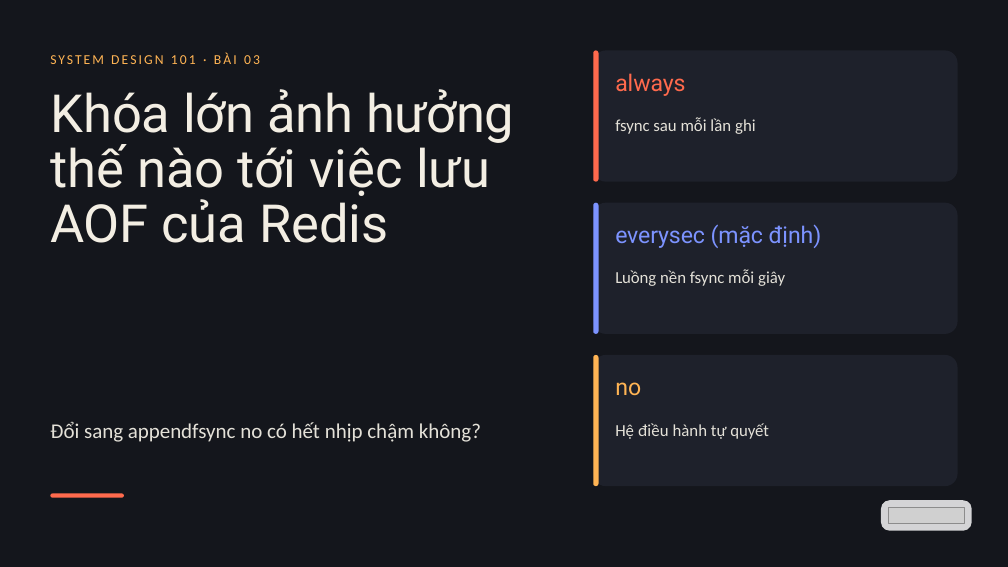
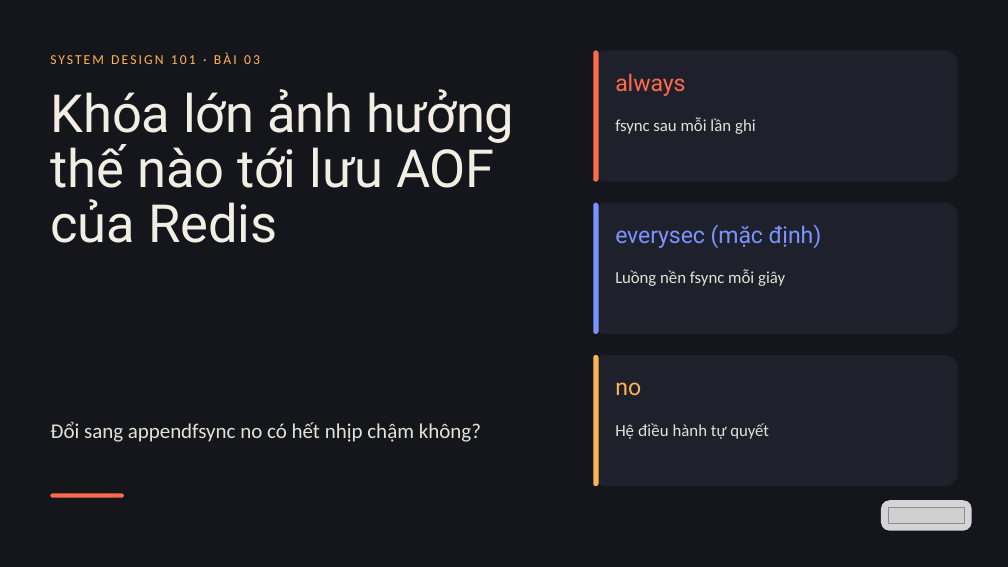
Before and after one commit to vohoailinh90/tool-marketing-studio, a slide deck: slide 1 of system-design-101/vi/lessons/sd-06-003/slides/sd-06-003.pptx. Drawn at 1008x567 pixels with LibreOffice and Linux fonts; fonts in the diff are those of the drawing; grey boxes stand for pictures. Boxes give left, top, right and bottom in pixels: in the first picture for what was removed or moved away, otherwise in the second. Text is boxed around its words. In the diff, an @@ line names an element or a change of style, - is before the commit and + after.

```diff
--- a/system-design-101/vi/lessons/sd-06-003/slides/sd-06-003.pptx
+++ b/system-design-101/vi/lessons/sd-06-003/slides/sd-06-003.pptx
@@ text at bbox=[50, 89, 514, 243]: text changed @@
-Khóa lớn ảnh hưởng thế nào tới việc lưu AOF của Redis
+Khóa lớn ảnh hưởng thế nào tới lưu AOF của Redis
```
Also in this commit, not shown: 1 other slide changed, 3 other files.
